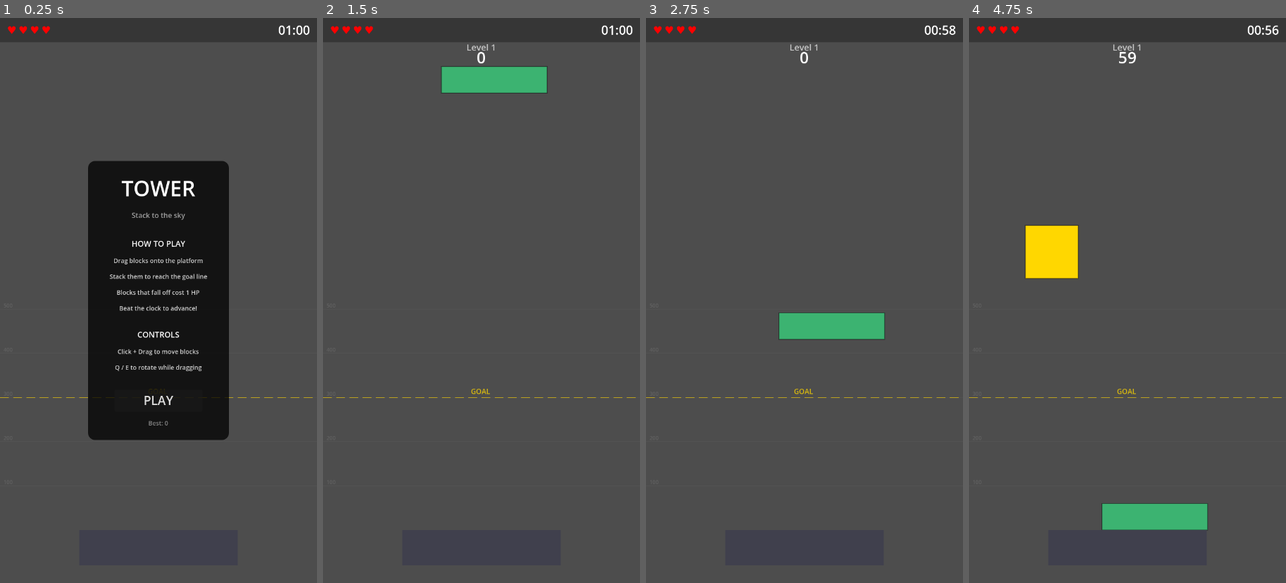
Above: before the commit, frames 1-4 (left to right).
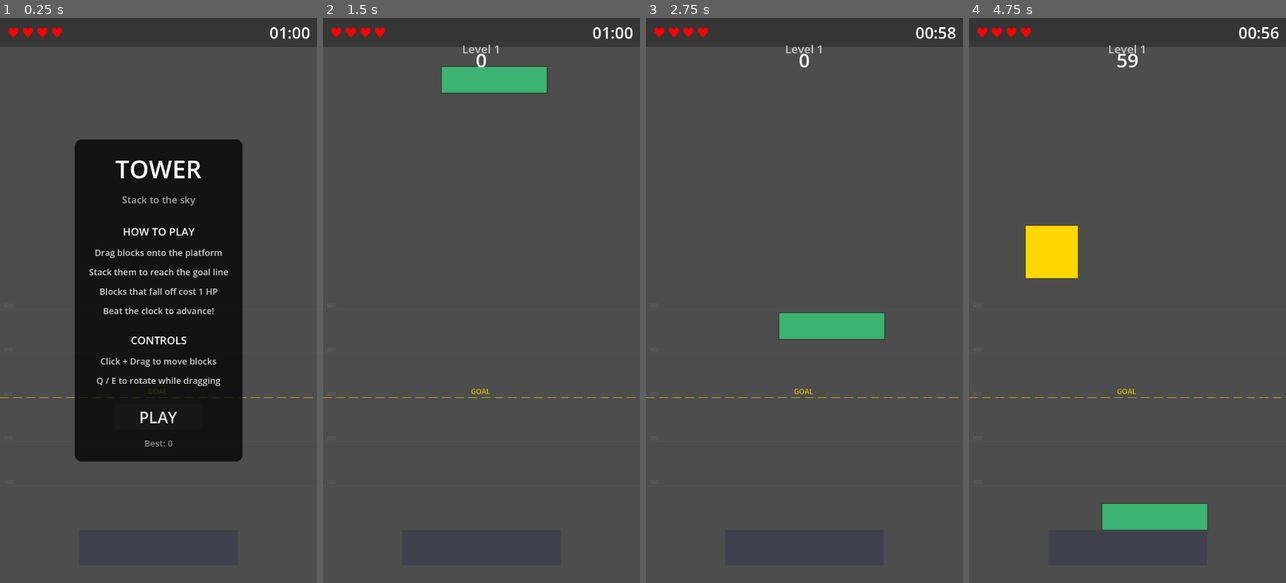
Above: after the commit, the same moments.

Repository: PartlyWhole/ToppleClone
Game: Godot game, scene res://main/main.tscn
Two runs of this game, one before a commit and one after it. Both use one fixed random seed, a clock stepped at 60 frames per second and the inputs below.
Inputs (mouse positions are in pixels of both pictures, inside the frame that each line leads up to):
- Up to frame 1 (0.25 s): no input
- Up to frame 2 (1.5 s): click "PLAY" at 0.5 s; tap Enter at 1.25 s; drag from (491, 63) to (513, 176) at 1.27 s
- Up to frame 3 (2.75 s): drag from (741, 328) to (788, 413) at 2.02 s
- Up to frame 4 (4.75 s): move the mouse to (1159, 176) at 2.77 s; tap Ctrl at 2.85 s; click (1159, 176) at 2.92 s; drag from (1076, 63) to (1032, 215) at 3.52 s; move the mouse to (1222, 385) at 4.27 s; tap Enter at 4.35 s; click (1222, 385) at 4.42 s

The runs differ from the first frame. In frame 1, 12% of the frame differs, in the area x 2-98%, y 1-79%; in frame 2, 0.5%; in frame 3, 0.5%; in frame 4, 0.6%.

Commit message:
tweak: increase all HUD font sizes
Start panel: title 48→56, subtitle 16→22, headers 18→24,
  body 14→20, play button 28→36, high score 14→20
Top bar: hearts 24→32, timer 28→36, bar height 48→56
Score: 36→44, level label 20→26
Game over: result 28→36, final score 20→28, best 16→22,
  restart button 20→28

Co-Authored-By: Claude Opus 4.6 (1M context) <noreply@anthropic.com>

Diff:
--- a/features/hud/game_hud.tscn
+++ b/features/hud/game_hud.tscn
@@ -28,7 +28,7 @@
 unique_name_in_owner = true
 anchors_preset = 10
 anchor_right = 1.0
-offset_bottom = 48.0
+offset_bottom = 56.0
 grow_horizontal = 2
 theme_override_styles/panel = SubResource("StyleBoxFlat_topbar")
 
@@ -38,28 +38,28 @@
 [node name="Heart1" type="Label" parent="TopBar/HBox"]
 unique_name_in_owner = true
 layout_mode = 2
-theme_override_font_sizes/font_size = 24
+theme_override_font_sizes/font_size = 32
 text = "♥"
 horizontal_alignment = 1
 
 [node name="Heart2" type="Label" parent="TopBar/HBox"]
 unique_name_in_owner = true
 layout_mode = 2
-theme_override_font_sizes/font_size = 24
+theme_override_font_sizes/font_size = 32
 text = "♥"
 horizontal_alignment = 1
 
 [node name="Heart3" type="Label" parent="TopBar/HBox"]
 unique_name_in_owner = true
 layout_mode = 2
-theme_override_font_sizes/font_size = 24
+theme_override_font_sizes/font_size = 32
 text = "♥"
 horizontal_alignment = 1
 
 [node name="Heart4" type="Label" parent="TopBar/HBox"]
 unique_name_in_owner = true
 layout_mode = 2
-theme_override_font_sizes/font_size = 24
+theme_override_font_sizes/font_size = 32
 text = "♥"
 horizontal_alignment = 1
 
@@ -70,7 +70,7 @@
 [node name="TimerLabel" type="Label" parent="TopBar/HBox"]
 unique_name_in_owner = true
 layout_mode = 2
-theme_override_font_sizes/font_size = 28
+theme_override_font_sizes/font_size = 36
 text = "01:00"
 horizontal_alignment = 2
 
@@ -84,7 +84,7 @@
 offset_right = 100.0
 offset_bottom = 104.0
 grow_horizontal = 2
-theme_override_font_sizes/font_size = 36
+theme_override_font_sizes/font_size = 44
 text = "0"
 horizontal_alignment = 1
 vertical_alignment = 1
@@ -128,26 +128,26 @@
 [node name="ResultLabel" type="Label" parent="GameOverPanel/VBox"]
 unique_name_in_owner = true
 layout_mode = 2
-theme_override_font_sizes/font_size = 28
+theme_override_font_sizes/font_size = 36
 text = "GAME OVER"
 horizontal_alignment = 1
 
 [node name="FinalScoreLabel" type="Label" parent="GameOverPanel/VBox"]
 unique_name_in_owner = true
 layout_mode = 2
-theme_override_font_sizes/font_size = 20
+theme_override_font_sizes/font_size = 28
 text = "Height: 0"
 horizontal_alignment = 1
 
 [node name="HighScoreLabel" type="Label" parent="GameOverPanel/VBox"]
 unique_name_in_owner = true
 layout_mode = 2
-theme_override_font_sizes/font_size = 16
+theme_override_font_sizes/font_size = 22
 text = "Best: 0"
 horizontal_alignment = 1
 
 [node name="RestartButton" type="Button" parent="GameOverPanel/VBox"]
 unique_name_in_owner = true
 layout_mode = 2
-theme_override_font_sizes/font_size = 20
+theme_override_font_sizes/font_size = 28
 text = "RESTART"
--- a/features/hud/scripts/game_hud.gd
+++ b/features/hud/scripts/game_hud.gd
@@ -75,7 +75,7 @@
 	_level_label.offset_right = 100.0
 	_level_label.offset_top = 52.0
 	_level_label.offset_bottom = 76.0
-	_level_label.add_theme_font_size_override(&"font_size", 20)
+	_level_label.add_theme_font_size_override(&"font_size", 26)
 	_level_label.modulate = Color(1.0, 1.0, 1.0, 0.7)
 	_level_label.visible = false
 	add_child(_level_label)
@@ -114,13 +114,13 @@
 	var title: Label = Label.new()
 	title.text = "TOWER"
 	title.horizontal_alignment = HORIZONTAL_ALIGNMENT_CENTER
-	title.add_theme_font_size_override(&"font_size", 48)
+	title.add_theme_font_size_override(&"font_size", 56)
 	vbox.add_child(title)
 
 	var subtitle: Label = Label.new()
 	subtitle.text = "Stack to the sky"
 	subtitle.horizontal_alignment = HORIZONTAL_ALIGNMENT_CENTER
-	subtitle.add_theme_font_size_override(&"font_size", 16)
+	subtitle.add_theme_font_size_override(&"font_size", 22)
 	subtitle.modulate = Color(1.0, 1.0, 1.0, 0.6)
 	vbox.add_child(subtitle)
 
@@ -131,7 +131,7 @@
 	var how_title: Label = Label.new()
 	how_title.text = "HOW TO PLAY"
 	how_title.horizontal_alignment = HORIZONTAL_ALIGNMENT_CENTER
-	how_title.add_theme_font_size_override(&"font_size", 18)
+	how_title.add_theme_font_size_override(&"font_size", 24)
 	vbox.add_child(how_title)
 
 	var instructions: Array[String] = [
@@ -144,7 +144,7 @@
 		var lbl: Label = Label.new()
 		lbl.text = line
 		lbl.horizontal_alignment = HORIZONTAL_ALIGNMENT_CENTER
-		lbl.add_theme_font_size_override(&"font_size", 14)
+		lbl.add_theme_font_size_override(&"font_size", 20)
 		lbl.modulate = Color(1.0, 1.0, 1.0, 0.8)
 		vbox.add_child(lbl)
 
@@ -155,7 +155,7 @@
 	var controls_title: Label = Label.new()
 	controls_title.text = "CONTROLS"
 	controls_title.horizontal_alignment = HORIZONTAL_ALIGNMENT_CENTER
-	controls_title.add_theme_font_size_override(&"font_size", 18)
+	controls_title.add_theme_font_size_override(&"font_size", 24)
 	vbox.add_child(controls_title)
 
 	var controls: Array[String] = [
@@ -166,7 +166,7 @@
 		var lbl: Label = Label.new()
 		lbl.text = line
 		lbl.horizontal_alignment = HORIZONTAL_ALIGNMENT_CENTER
-		lbl.add_theme_font_size_override(&"font_size", 14)
+		lbl.add_theme_font_size_override(&"font_size", 20)
 		lbl.modulate = Color(1.0, 1.0, 1.0, 0.8)
 		vbox.add_child(lbl)
 
@@ -176,7 +176,7 @@
 
 	var play_button: Button = Button.new()
 	play_button.text = "PLAY"
-	play_button.add_theme_font_size_override(&"font_size", 28)
+	play_button.add_theme_font_size_override(&"font_size", 36)
 	play_button.custom_minimum_size = Vector2(200, 50)
 	play_button.size_flags_horizontal = Control.SIZE_SHRINK_CENTER
 	play_button.pressed.connect(_on_start_pressed)
@@ -185,7 +185,7 @@
 	var high_score_label: Label = Label.new()
 	high_score_label.text = "Best: %d" % GameState.high_score
 	high_score_label.horizontal_alignment = HORIZONTAL_ALIGNMENT_CENTER
-	high_score_label.add_theme_font_size_override(&"font_size", 14)
+	high_score_label.add_theme_font_size_override(&"font_size", 20)
 	high_score_label.modulate = Color(1.0, 1.0, 1.0, 0.5)
 	high_score_label.name = &"MenuHighScore"
 	vbox.add_child(high_score_label)
